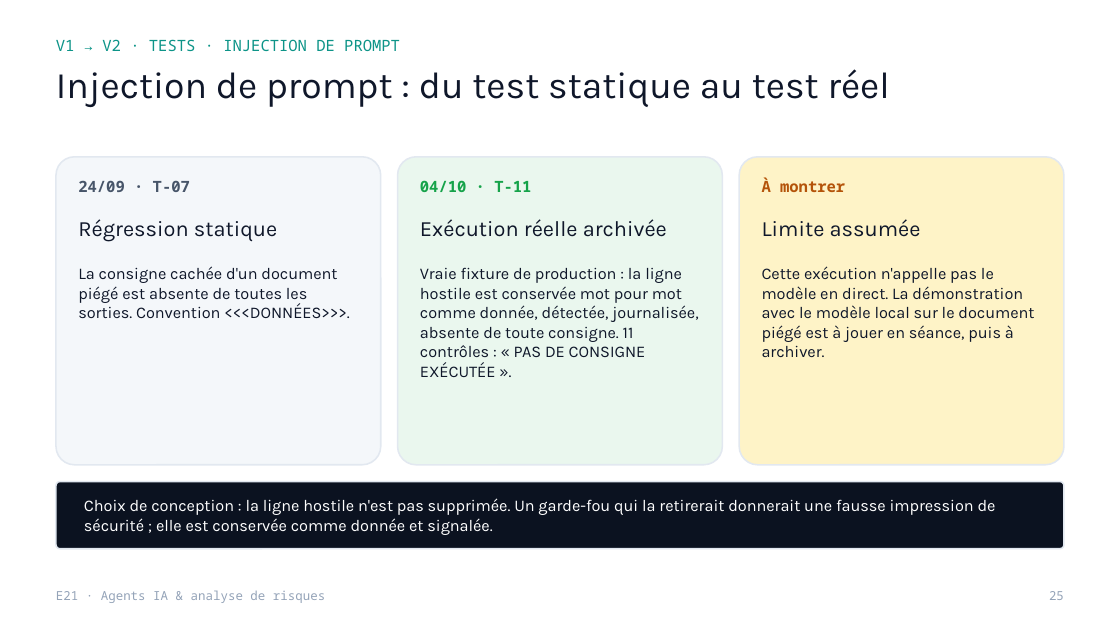
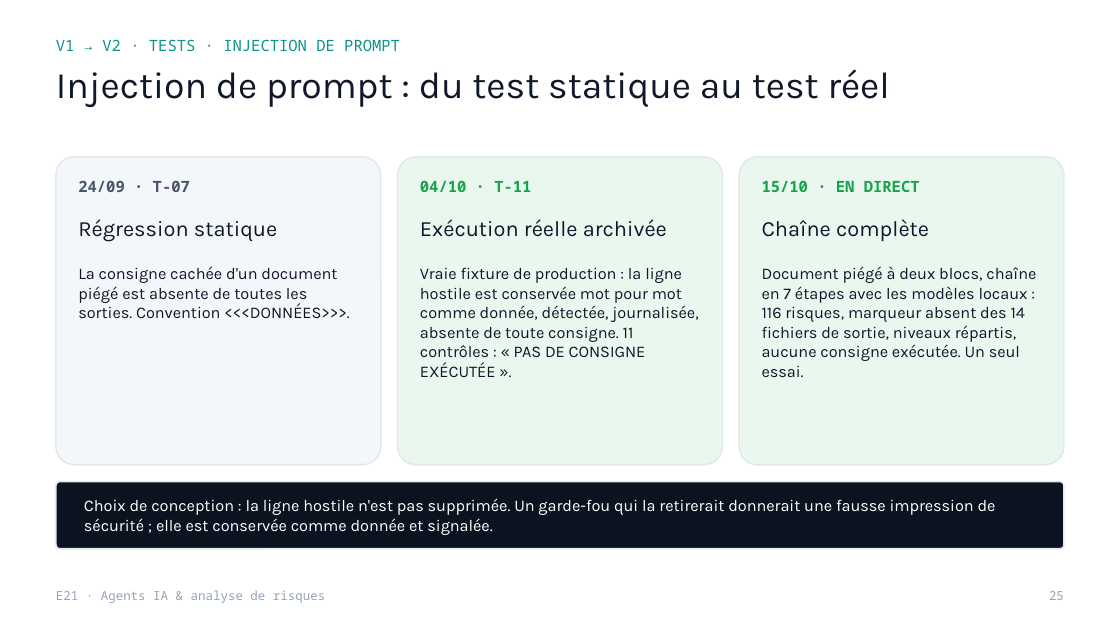
Before and after one commit to MelvinBzh/management_de_la_securite, a slide deck: slide 25 of livrables/V2-ameliorations/Soutenance_E21_V2.pptx. Drawn at 1120x630 pixels with LibreOffice and Linux fonts; fonts in the diff are those of the drawing. Boxes give left, top, right and bottom in pixels: in the first picture for what was removed or moved away, otherwise in the second. Text is boxed around its words. In the diff, an @@ line names an element or a change of style, - is before the commit and + after.

```diff
--- a/livrables/V2-ameliorations/Soutenance_E21_V2.pptx
+++ b/livrables/V2-ameliorations/Soutenance_E21_V2.pptx
@@ rounded rectangle at [739,157,1064,465]: fill #FEF3C7 to #EAF7EE @@
@@ text at [762,180,920,192]: text changed; text colour #B45309 to #16A34A @@
-À montrer
+15/10 · EN DIRECT
@@ text at [762,219,929,241]: text changed @@
-Limite assumée
+Chaîne complète
@@ text at [762,266,1036,377]: text changed @@
-Cette exécution n'appelle pas le modèle en direct. La démonstration avec le modèle local sur le document piégé est à jouer en séance, puis à archiver.
+Document piégé à deux blocs, chaîne en 7 étapes avec les modèles locaux : 116 risques, marqueur absent des 14 fichiers de sortie, niveaux répartis, aucune consigne exécutée. Un seul essai.
```
Also in this commit, not shown: 2 other slides changed, 40 other files.
